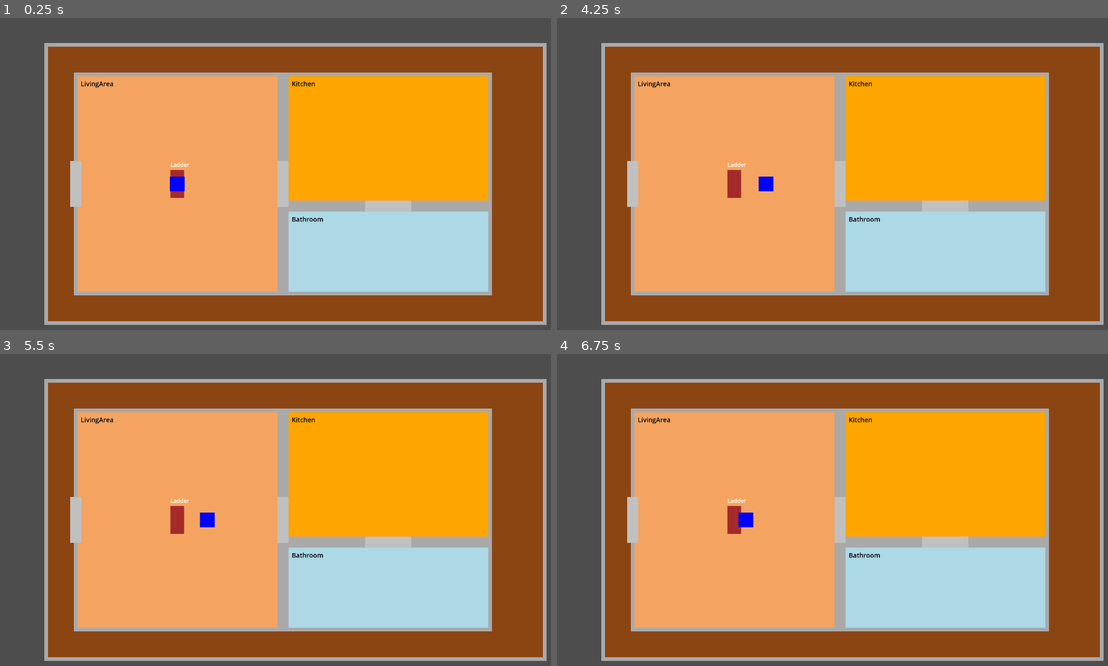
Above: before the commit, frames 1-4 (two rows, left to right).
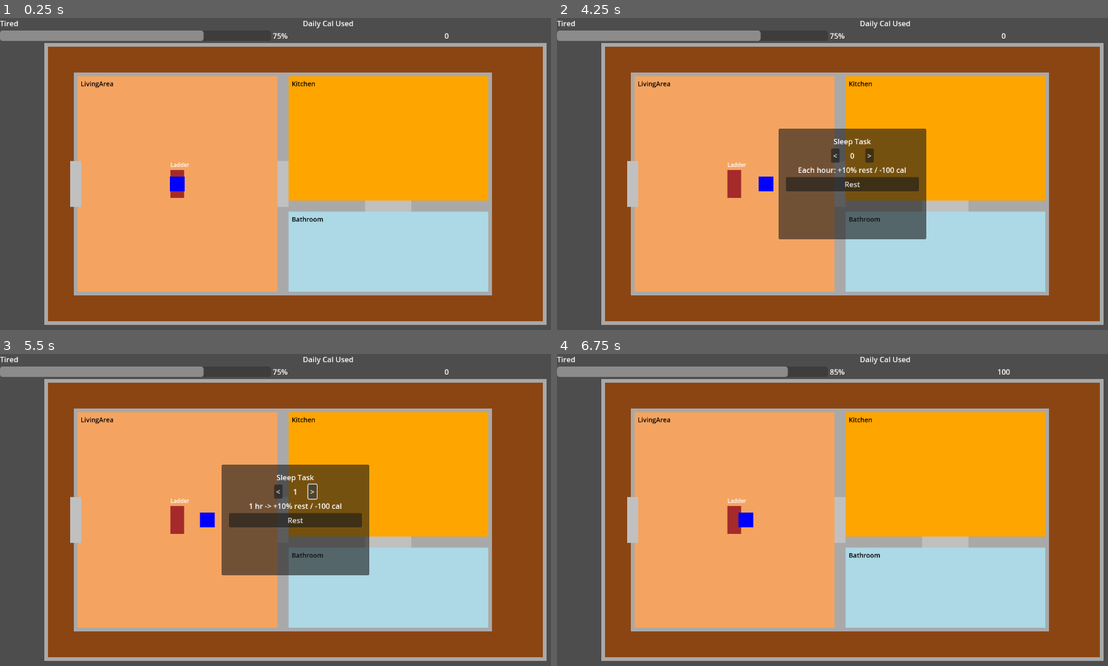
Above: after the commit, the same moments.

Repository: nexus382/firetower-game
Game: Godot game, scene res://scenes/Main.tscn
Two runs of this game, one before a commit and one after it. Both use one fixed random seed, a clock stepped at 60 frames per second and the inputs below.
Inputs (mouse positions are in pixels of both pictures, inside the frame that each line leads up to):
- Up to frame 1 (0.25 s): no input
- Up to frame 2 (4.25 s): tap Enter at 0.5 s; hold D (move_right) 0.53-1.28 s; hold S (move_down) 1.28-2.03 s; hold D (move_right) 2.03-2.78 s; tap Space at 2.75 s; hold W (move_up) 2.78-3.53 s; hold A (move_left) from 3.53 s (still down); tap Tab (action_menu) at 4.15 s
- Up to frame 3 (5.5 s): release A (move_left) at 4.25 s; click (281, 491) at 4.25 s, where only the run after the commit has a clickable "<"; click (314, 491) at 5 s, where only the run after the commit has a clickable ">"
- Up to frame 4 (6.75 s): click (854, 519) at 5.75 s, where only the run after the commit has a clickable "Rest"; tap Enter at 6.5 s; hold A (move_left) from 6.53 s (still down)

The runs differ from the first frame. In frame 1, 1.4% of the frame differs, in the area x 0-82%, y 0-8%; in frame 2, 11%; in frame 3, 11%, in the area x 0-82%, y 0-71%; in frame 4, 1.6%.

Commit message:
Add sleep management systems and UI

Diff:
--- a/scenes/Main.tscn
+++ b/scenes/Main.tscn
@@ -1,9 +1,11 @@
-[gd_scene load_steps=4 format=3 uid="uid://clrcv081gblwd"]
+[gd_scene load_steps=6 format=3 uid="uid://clrcv081gblwd"]
 
 [ext_resource type="Script" path="res://scripts/GameManager.gd" id="1"]
 [ext_resource type="Script" path="res://scripts/Player.gd" id="2"]
 [ext_resource type="Script" path="res://scripts/CameraController.gd" id="3"]
 [ext_resource type="Script" path="res://scripts/TowerManager.gd" id="4"]
+[ext_resource type="Script" path="res://scripts/ui/HUD.gd" id="5"]
+[ext_resource type="Script" path="res://scripts/ui/TaskMenu.gd" id="6"]
 
 [sub_resource type="RectangleShape2D" id="1"]
 size = Vector2(32, 32)
@@ -34,3 +36,120 @@
 color = Color(0, 0, 1, 1)
 
 [node name="UI" type="CanvasLayer" parent="."]
+
+[node name="HUD" type="Control" parent="UI"]
+anchor_right = 1.0
+anchor_bottom = 1.0
+script = ExtResource("5")
+
+[node name="StatsBar" type="MarginContainer" parent="UI/HUD"]
+anchor_right = 1.0
+anchor_bottom = 0.0
+offset_bottom = 84.0
+custom_constants/margin_left = 32
+custom_constants/margin_top = 16
+custom_constants/margin_right = 32
+custom_constants/margin_bottom = 0
+
+[node name="Metrics" type="HBoxContainer" parent="UI/HUD/StatsBar"]
+anchor_right = 1.0
+anchor_bottom = 1.0
+size_flags_horizontal = 3
+size_flags_vertical = 1
+theme_override_constants/separation = 32
+
+[node name="TiredStat" type="VBoxContainer" parent="UI/HUD/StatsBar/Metrics"]
+custom_minimum_size = Vector2(160, 0)
+size_flags_horizontal = 3
+size_flags_vertical = 1
+
+[node name="TiredLabel" type="Label" parent="UI/HUD/StatsBar/Metrics/TiredStat"]
+text = "Tired"
+
+[node name="TiredMeter" type="HBoxContainer" parent="UI/HUD/StatsBar/Metrics/TiredStat"]
+size_flags_horizontal = 3
+size_flags_vertical = 1
+alignment = 0
+
+[node name="TiredBar" type="ProgressBar" parent="UI/HUD/StatsBar/Metrics/TiredStat/TiredMeter"]
+min_value = 0.0
+max_value = 100.0
+value = 75.0
+size_flags_horizontal = 3
+size_flags_vertical = 1
+show_percentage = false
+
+[node name="TiredValue" type="Label" parent="UI/HUD/StatsBar/Metrics/TiredStat/TiredMeter"]
+size_flags_horizontal = 1
+size_flags_vertical = 1
+horizontal_alignment = 2
+text = "75%"
+
+[node name="DailyCalStat" type="VBoxContainer" parent="UI/HUD/StatsBar/Metrics"]
+custom_minimum_size = Vector2(160, 0)
+size_flags_horizontal = 3
+size_flags_vertical = 1
+
+[node name="DailyCalLabel" type="Label" parent="UI/HUD/StatsBar/Metrics/DailyCalStat"]
+text = "Daily Cal Used"
+
+[node name="DailyCalValue" type="Label" parent="UI/HUD/StatsBar/Metrics/DailyCalStat"]
+text = "0"
+horizontal_alignment = 1
+vertical_alignment = 1
+
+[node name="TaskMenu" type="Control" parent="UI"]
+anchor_left = 0.5
+anchor_top = 0.5
+anchor_right = 0.5
+anchor_bottom = 0.5
+offset_left = -160.0
+offset_top = -120.0
+offset_right = 160.0
+offset_bottom = 120.0
+script = ExtResource("6")
+
+[node name="Panel" type="Panel" parent="UI/TaskMenu"]
+anchor_right = 1.0
+anchor_bottom = 1.0
+
+[node name="VBox" type="VBoxContainer" parent="UI/TaskMenu/Panel"]
+anchor_right = 1.0
+anchor_bottom = 1.0
+custom_constants/separation = 12
+offset_left = 16.0
+offset_top = 16.0
+offset_right = -16.0
+offset_bottom = -16.0
+
+[node name="TitleLabel" type="Label" parent="UI/TaskMenu/Panel/VBox"]
+text = "Sleep Task"
+horizontal_alignment = 1
+
+[node name="HourSelector" type="HBoxContainer" parent="UI/TaskMenu/Panel/VBox"]
+size_flags_horizontal = 3
+alignment = 1
+custom_constants/separation = 12
+
+[node name="DecreaseButton" type="Button" parent="UI/TaskMenu/Panel/VBox/HourSelector"]
+text = "<"
+
+[node name="HoursValue" type="Label" parent="UI/TaskMenu/Panel/VBox/HourSelector"]
+custom_minimum_size = Vector2(48, 0)
+horizontal_alignment = 1
+vertical_alignment = 1
+text = "0"
+
+[node name="IncreaseButton" type="Button" parent="UI/TaskMenu/Panel/VBox/HourSelector"]
+text = ">"
+
+[node name="SummaryLabel" type="Label" parent="UI/TaskMenu/Panel/VBox"]
+text = "Each hour: +10% rest / -100 cal"
+horizontal_alignment = 1
+
+[node name="SleepButton" type="Button" parent="UI/TaskMenu/Panel/VBox"]
+text = "Rest"
+
+[connection signal="pressed" from="UI/TaskMenu/Panel/VBox/HourSelector/DecreaseButton" to="UI/TaskMenu" method="_on_decrease_button_pressed"]
+[connection signal="pressed" from="UI/TaskMenu/Panel/VBox/HourSelector/IncreaseButton" to="UI/TaskMenu" method="_on_increase_button_pressed"]
+[connection signal="pressed" from="UI/TaskMenu/Panel/VBox/SleepButton" to="UI/TaskMenu" method="_on_sleep_button_pressed"]
--- a/scripts/GameManager.gd
+++ b/scripts/GameManager.gd
@@ -1,5 +1,7 @@
 extends Node
 class_name GameManager
+
+const SleepSystem = preload("res://scripts/systems/SleepSystem.gd")
 
 # Core game state
 var current_day: int = 1
@@ -7,6 +9,9 @@
 
 # Player reference
 var player: CharacterBody2D
+
+# Simulation systems
+var sleep_system: SleepSystem
 
 func _ready():
     print("🎮 GameManager initialized - Day %d" % current_day)
@@ -16,6 +21,8 @@
     else:
         print("❌ Player not found!")
 
+    sleep_system = SleepSystem.new()
+
 func pause_game():
     game_paused = true
     print("⏸️ Game paused")
@@ -23,3 +30,22 @@
 func resume_game():
     game_paused = false
     print("▶️ Game resumed")
+
+func get_sleep_system() -> SleepSystem:
+    """Expose the sleep system for UI consumers."""
+    return sleep_system
+
+func get_sleep_percent() -> float:
+    """Convenience accessor for tired meter value."""
+    return sleep_system.get_sleep_percent() if sleep_system else 0.0
+
+func get_daily_calories_used() -> int:
+    """Current daily calorie usage (can go negative)."""
+    return sleep_system.get_daily_calories_used() if sleep_system else 0
+
+func schedule_sleep(hours: int) -> Dictionary:
+    """Apply sleep hours and propagate calorie burn."""
+    if not sleep_system:
+        return {}
+
+    return sleep_system.apply_sleep(hours)
--- /dev/null
+++ b/scripts/systems/SleepSystem.gd
@@ -0,0 +1,88 @@
+extends RefCounted
+class_name SleepSystem
+
+# Sleep configuration
+const MIN_SLEEP_PERCENT: float = 0.0
+const MAX_SLEEP_PERCENT: float = 100.0
+const SLEEP_PERCENT_PER_HOUR: float = 10.0
+const CALORIES_PER_SLEEP_HOUR: int = 100
+
+# Signals for UI bindings
+signal sleep_percent_changed(new_percent: float)
+signal daily_calories_used_changed(new_total: int)
+
+# Internal state
+var sleep_percent: float = 75.0
+var daily_calories_used: int = 0
+
+func _init():
+    print("😴 SleepSystem ready with %.0f%% rest" % sleep_percent)
+
+func get_sleep_percent() -> float:
+    """Current tired meter value (0-100%)."""
+    return sleep_percent
+
+func get_daily_calories_used() -> int:
+    """Calories burned today from all activities."""
+    return daily_calories_used
+
+func apply_sleep(hours: int) -> Dictionary:
+    """Increase rest by scheduled sleep hours and track calorie burn."""
+    hours = max(hours, 0)
+    if hours == 0:
+        return {
+            "hours": 0,
+            "percent_gained": 0.0,
+            "new_percent": sleep_percent,
+            "calories_used": 0
+        }
+
+    var gained_percent = hours * SLEEP_PERCENT_PER_HOUR
+    var previous_percent = sleep_percent
+    sleep_percent = clamp(previous_percent + gained_percent, MIN_SLEEP_PERCENT, MAX_SLEEP_PERCENT)
+    var actual_gain = sleep_percent - previous_percent
+
+    var calories_spent = hours * CALORIES_PER_SLEEP_HOUR
+    daily_calories_used += calories_spent
+
+    sleep_percent_changed.emit(sleep_percent)
+    daily_calories_used_changed.emit(daily_calories_used)
+
+    print("🛌 Slept %d hour(s): +%.0f%% rest, %.0f%% total" % [hours, actual_gain, sleep_percent])
+    print("🔥 Daily calories used: %d" % daily_calories_used)
+
+    return {
+        "hours": hours,
+        "percent_gained": actual_gain,
+        "new_percent": sleep_percent,
+        "calories_used": calories_spent
+    }
+
+func consume_sleep(percent: float) -> float:
+    """Reduce rest by a raw percent (for tiring actions)."""
+    percent = max(percent, 0.0)
+    if percent == 0.0:
+        return 0.0
+
+    var previous_percent = sleep_percent
+    sleep_percent = clamp(previous_percent - percent, MIN_SLEEP_PERCENT, MAX_SLEEP_PERCENT)
+    var actual_spent = previous_percent - sleep_percent
+
+    if !is_zero_approx(actual_spent):
+        sleep_percent_changed.emit(sleep_percent)
+        print("😓 Spent %.0f%% rest (%.0f%% remaining)" % [actual_spent, sleep_percent])
+
+    return actual_spent
+
+func adjust_daily_calories(calorie_delta: int) -> int:
+    """Apply external calorie changes (e.g. meals) to the daily total."""
+    daily_calories_used += calorie_delta
+    daily_calories_used_changed.emit(daily_calories_used)
+    print("📊 Daily calorie delta adjusted by %d (total: %d)" % [calorie_delta, daily_calories_used])
+    return daily_calories_used
+
+func reset_daily_counters():
+    """Clear daily tracking at day rollover."""
+    daily_calories_used = 0
+    daily_calories_used_changed.emit(daily_calories_used)
+    print("🔄 Daily calorie usage reset")
--- /dev/null
+++ b/scripts/ui/HUD.gd
@@ -0,0 +1,30 @@
+extends Control
+
+@onready var game_manager: GameManager = get_tree().get_current_scene().get_node("GameManager")
+@onready var tired_bar: ProgressBar = $StatsBar/Metrics/TiredStat/TiredMeter/TiredBar
+@onready var tired_value_label: Label = $StatsBar/Metrics/TiredStat/TiredMeter/TiredValue
+@onready var daily_cal_value_label: Label = $StatsBar/Metrics/DailyCalStat/DailyCalValue
+
+func _ready():
+    daily_cal_value_label.add_theme_color_override("font_color", Color.WHITE)
+    tired_value_label.add_theme_color_override("font_color", Color.WHITE)
+
+    if game_manager == null:
+        push_warning("GameManager not found for HUD")
+        return
+
+    var sleep_system = game_manager.get_sleep_system()
+    if sleep_system:
+        sleep_system.sleep_percent_changed.connect(_on_sleep_percent_changed)
+        sleep_system.daily_calories_used_changed.connect(_on_daily_calories_used_changed)
+        _on_sleep_percent_changed(sleep_system.get_sleep_percent())
+        _on_daily_calories_used_changed(sleep_system.get_daily_calories_used())
+    else:
+        push_warning("SleepSystem not available on GameManager")
+
+func _on_sleep_percent_changed(value: float):
+    tired_bar.value = value
+    tired_value_label.text = "%d%%" % int(round(value))
+
+func _on_daily_calories_used_changed(value: int):
+    daily_cal_value_label.text = "%d" % value
--- /dev/null
+++ b/scripts/ui/TaskMenu.gd
@@ -0,0 +1,50 @@
+extends Control
+
+@export var max_sleep_hours: int = 12
+
+const SLEEP_PERCENT_PER_HOUR: int = 10
+const CALORIES_PER_SLEEP_HOUR: int = 100
+
+var selected_hours: int = 0
+
+@onready var game_manager: GameManager = get_tree().get_current_scene().get_node("GameManager")
+@onready var hours_value_label: Label = $Panel/VBox/HourSelector/HoursValue
+@onready var summary_label: Label = $Panel/VBox/SummaryLabel
+
+func _ready():
+    visible = false
+    set_process_unhandled_input(true)
+    _refresh_display()
+
+func _unhandled_input(event):
+    if event.is_action_pressed("action_menu") and !event.is_echo():
+        visible = !visible
+        if visible:
+            grab_focus()
+        get_viewport().set_input_as_handled()
+
+func _refresh_display():
+    hours_value_label.text = str(selected_hours)
+    if selected_hours == 0:
+        summary_label.text = "Each hour: +10% rest / -100 cal"
+    else:
+        var rest_gain = selected_hours * SLEEP_PERCENT_PER_HOUR
+        var calories = selected_hours * CALORIES_PER_SLEEP_HOUR
+        summary_label.text = "%d hr -> +%d%% rest / -%d cal" % [selected_hours, rest_gain, calories]
+
+func _on_decrease_button_pressed():
+    selected_hours = max(selected_hours - 1, 0)
+    _refresh_display()
+
+func _on_increase_button_pressed():
+    selected_hours = min(selected_hours + 1, max_sleep_hours)
+    _refresh_display()
+
+func _on_sleep_button_pressed():
+    if game_manager and selected_hours > 0:
+        var result = game_manager.schedule_sleep(selected_hours)
+        if result.has("new_percent"):
+            print("✅ Sleep applied: %s" % result)
+    selected_hours = 0
+    _refresh_display()
+    visible = false
